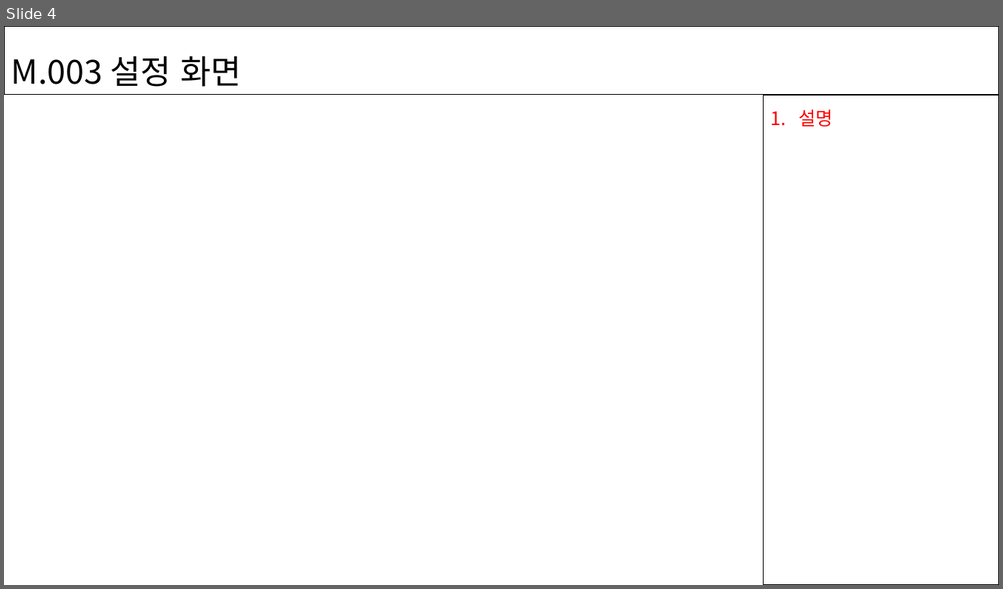
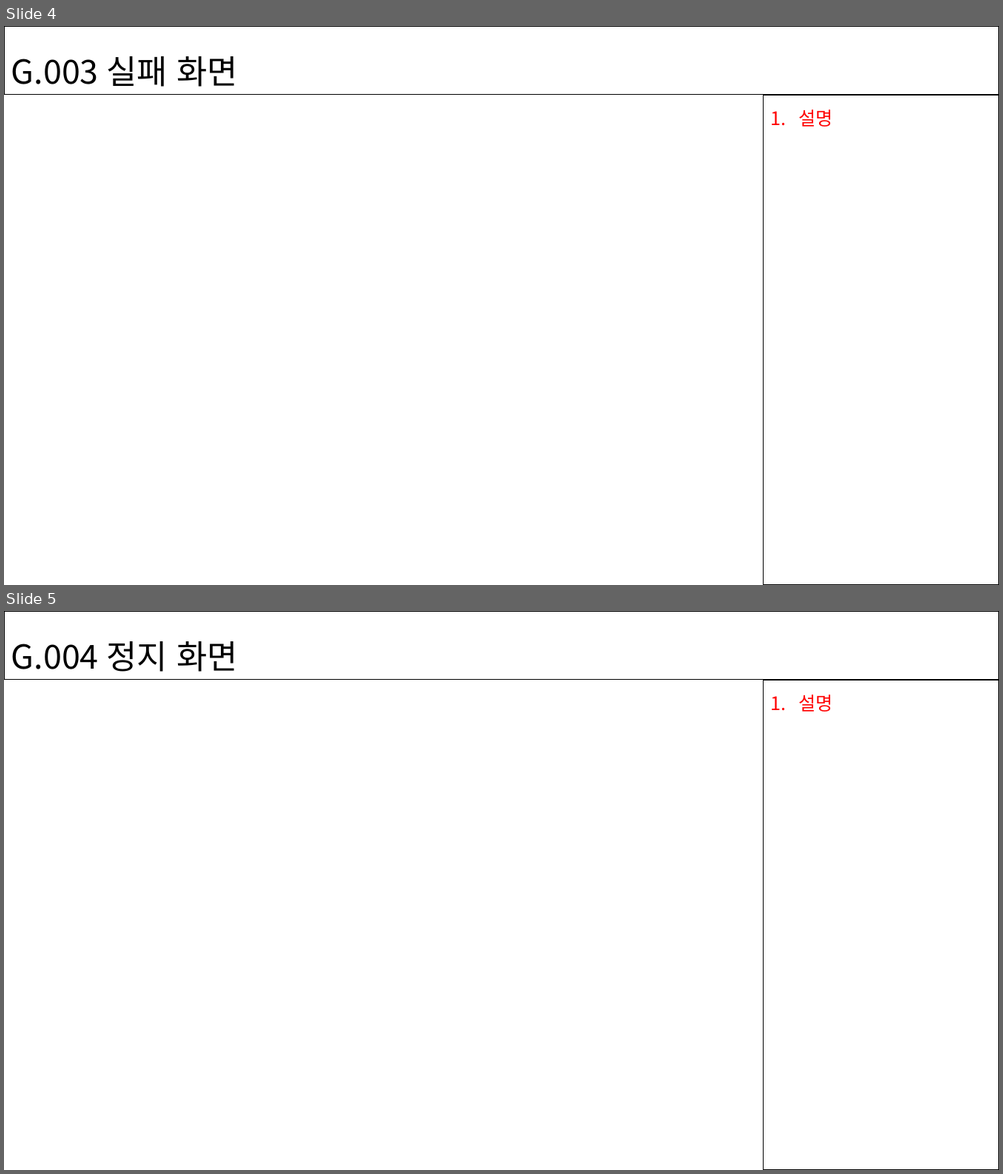
Before and after one commit to minwns11/WarDron, a slide deck: doc/게임화면(문혜원)/화면설계서_게임화면(문혜원).pptx. Shown one above the other, each under a label of ours: slide 4 before the commit, slides 4 and 5 after it. The pictures are 1003x589 and 1003x1174 pixels, drawn with LibreOffice and Linux fonts; fonts in the diff are those of the drawing. Boxes give left, top, right and bottom in pixels: in the first picture for what was removed or moved away, otherwise in the second. Text is boxed around its words. In the diff, an @@ line names an element or a change of style, - is before the commit and + after.

```diff
--- a/doc/게임화면(문혜원)/화면설계서_게임화면(문혜원).pptx
+++ b/doc/게임화면(문혜원)/화면설계서_게임화면(문혜원).pptx
@@ slide 5 added at box(4, 611, 999, 1170), background #FFFFFF @@
@@ rectangle added at box(4, 611, 999, 680), outline #000000 1 pt, 32 pt, text #000000 @@
+G.004 정지 화면
@@ rectangle added at box(762, 680, 999, 1170), outline #000000 1 pt @@
@@ text added at box(798, 695, 832, 712), 18 pt, text #FF0000 @@
+1. 설명
@@ slide 4 changed as well @@
@@ text in rectangle at box(11, 56, 237, 87): text changed @@
-M.003 설정 화면
+G.003 실패 화면
```
Also in this commit, not shown: 2 other slides changed, 1 other slide added, 1 slide removed, 6 other files.
